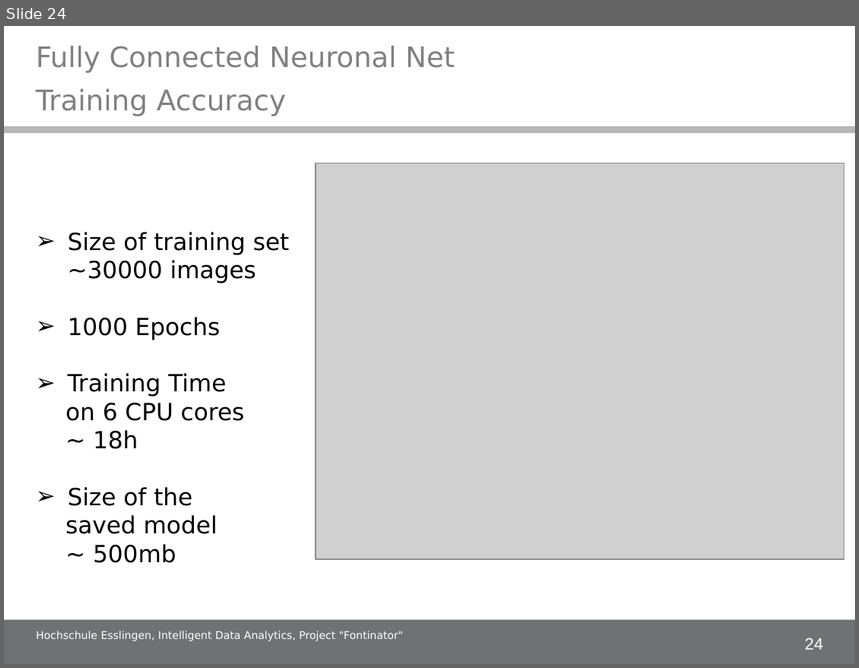
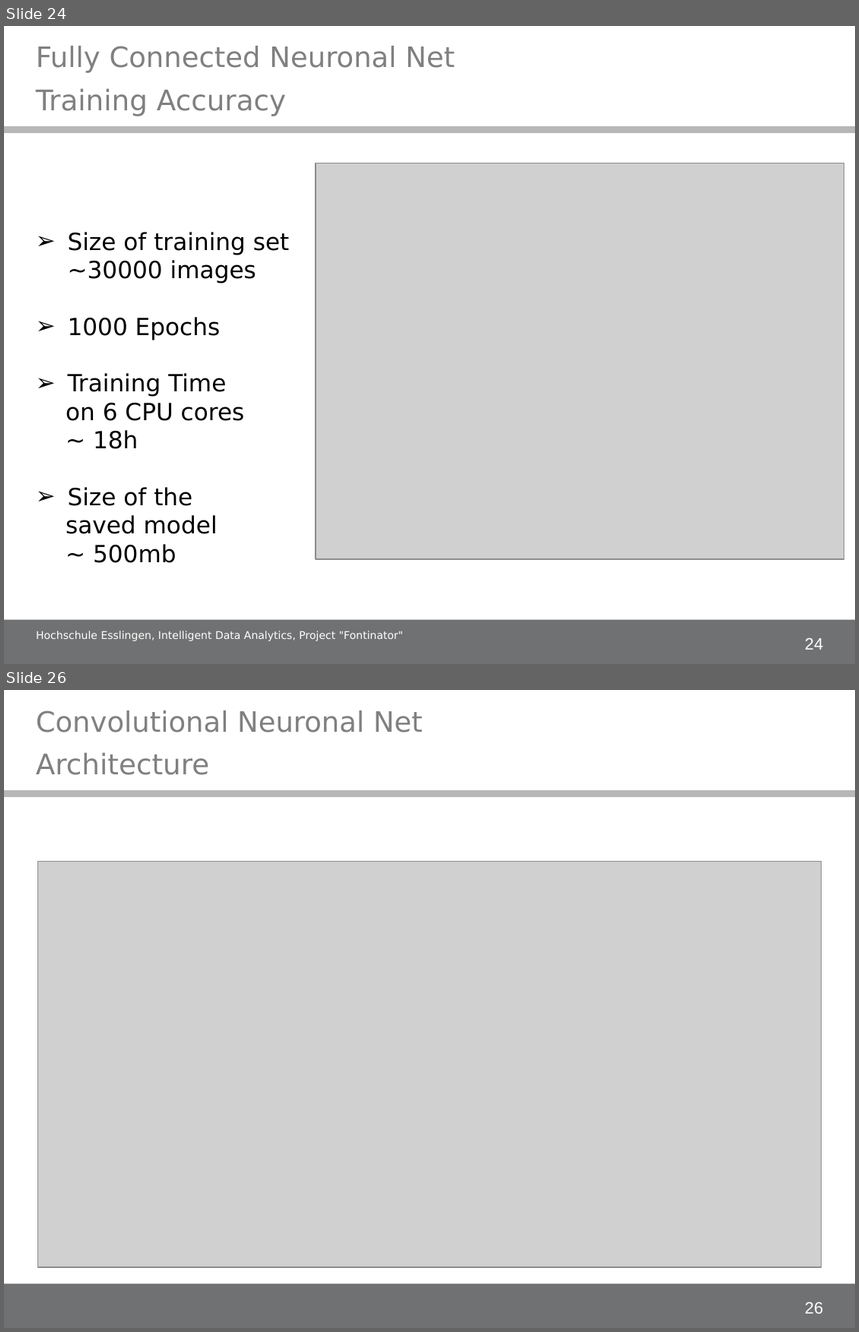
Before and after one commit to alex-ta/Fontinator, a slide deck: Documents/IDA_project_presentation.ppt. Shown one above the other, each under a label of ours: slide 24 before the commit, slides 24 and 26 after it; the slides between them are not shown. The pictures are 859x668 and 859x1332 pixels, drawn with LibreOffice and Linux fonts; fonts in the diff are those of the drawing; grey boxes stand for pictures; background and template pictures are left out. Boxes give left, top, right and bottom in pixels: in the first picture for what was removed or moved away, otherwise in the second. Text is boxed around its words. In the diff, an @@ line names an element or a change of style, - is before the commit and + after.

```diff
--- a/Documents/IDA_project_presentation.ppt
+++ b/Documents/IDA_project_presentation.ppt
@@ slide 26 added at (4, 690, 855, 1328), background #FFFFFF; not listed: 3 template elements that a slide beside it also shows @@
@@ text added at (36, 711, 423, 733), 23.8 pt, text #808080 @@
+Convolutional Neuronal Net
@@ title added at (36, 752, 209, 775), 24 pt, text #808080 @@
+Architecture
@@ picture added at (38, 862, 822, 1268) @@
```
Also in this commit, not shown: 6 slides changed, 3 other slides added, 8 slides removed.
